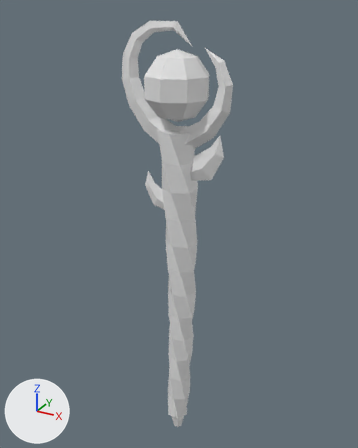
One commit to the FBX model roblox/art/weapons/healer_rare.fbx: the scene before it, then after it.
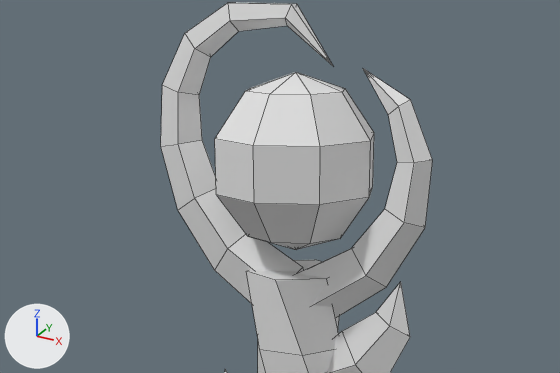
Old and new are each drawn whole from a camera (50 mm lens) standing at (2.94, -5.3, 3.89) and looking at (-0.09, 0.2, 1.14) and again close up on the part from 16% to 80% of the width and 4% to 38% of the height. Lighting does not change. The marker at lower left points along +X, +Y and +Z. The first two pictures are the older version. The close-ups show mesh edges as thin lines. Where no turn or scale is listed for an object, it has been applied to the vertices.

Objects in the first close-up: 'Head', 'Leaf', 'Orb', 'Shaft'.
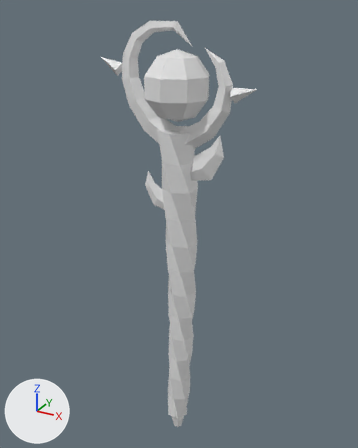
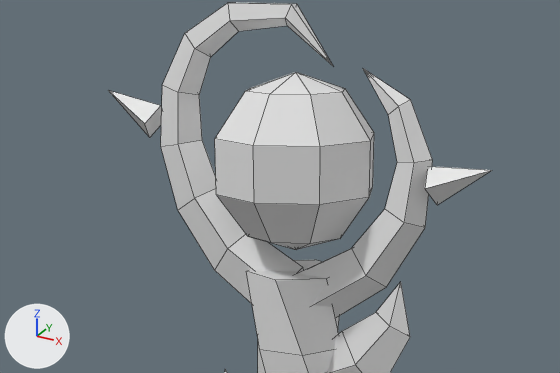
Changed parts and their boxes (x1, y1, x2, y2) in the close-ups (560 x 373 px):
```json
{"object": "Head", "change": "reshaped", "before": [161, 2, 433, 318], "after": [108, 2, 492, 318], "on screen": "41% wider"}
{"part": 1, "of": "me_head_001", "change": "added", "after": [108, 90, 162, 137]}
{"part": 2, "of": "me_head_001", "change": "added", "after": [425, 167, 492, 205]}
```

Edits to the scene script, one JSON object a line:
```json
{"block": "me_head_001", "where": "# used by ob_head; location = (0.0, 0.0, 0.0)"}
{"block": "me_head_001", "where": "# verts and faces of me_head_001; kept vertices keep their numbers, new ones are numbered from 67"}
{"op": "remove", "block": "me_head_001", "code": "me_head_001.from_pydata(...)  # 67 vertices, 67 faces; spans x -0.75..0.72, y -0.13..0.13, z 2.23..3.74"}
{"op": "add", "block": "me_head_001", "code": "me_head_001.from_pydata(...)  # 77 vertices, 77 faces; spans x -1.11..1.0, y -0.13..0.13, z 2.23..3.74"}
{"block": "me_head_001", "change": "me_head_001 part 1"}
{"op": "add", "block": "me_head_001", "code": "verts[67] = (-0.78, 0.0, 3.25)  # pixel (160, 105)"}
{"op": "add", "block": "me_head_001", "code": "verts[68] = (-0.82, 0.09, 3.17)"}
{"op": "add", "block": "me_head_001", "code": "verts[69] = (-0.86, 0.0, 3.09)  # pixel (149, 137)"}
{"op": "add", "block": "me_head_001", "code": "verts[70] = (-0.82, -0.09, 3.17)  # pixel (144, 123)"}
{"op": "add", "block": "me_head_001", "code": "verts[71] = (-1.11, 0.0, 3.31)  # pixel (108, 90)"}
{"op": "add", "block": "me_head_001", "code": "faces += [(67, 70, 69, 68), (67, 68, 71), (68, 69, 71), (69, 70, 71), (67, 71, 70)]"}
{"block": "me_head_001", "change": "me_head_001 part 2"}
{"op": "add", "block": "me_head_001", "code": "verts[72] = (0.75, 0.0, 2.88)  # pixel (437, 205)"}
{"op": "add", "block": "me_head_001", "code": "verts[73] = (0.72, 0.09, 2.97)"}
{"op": "add", "block": "me_head_001", "code": "verts[74] = (0.69, 0.0, 3.06)"}
{"op": "add", "block": "me_head_001", "code": "verts[75] = (0.72, -0.09, 2.97)  # pixel (424, 188)"}
{"op": "add", "block": "me_head_001", "code": "verts[76] = (1.0, 0.0, 3.06)  # pixel (492, 170)"}
{"op": "add", "block": "me_head_001", "code": "faces += [(72, 75, 74, 73), (72, 73, 76), (73, 74, 76), (74, 75, 76), (72, 76, 75)]"}
```
